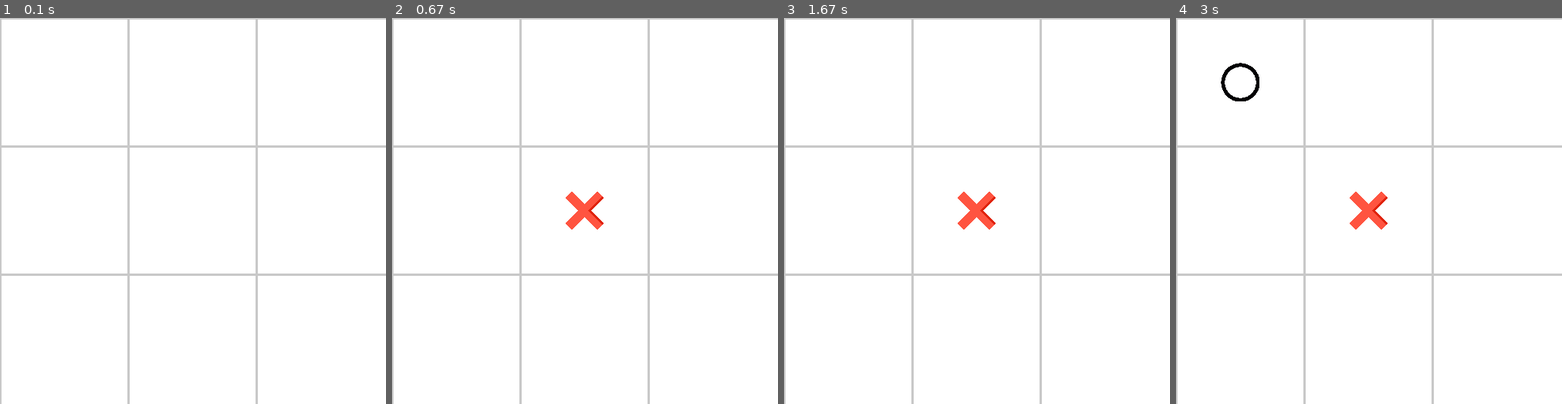
Above: before the commit, frames 1-4 (left to right).
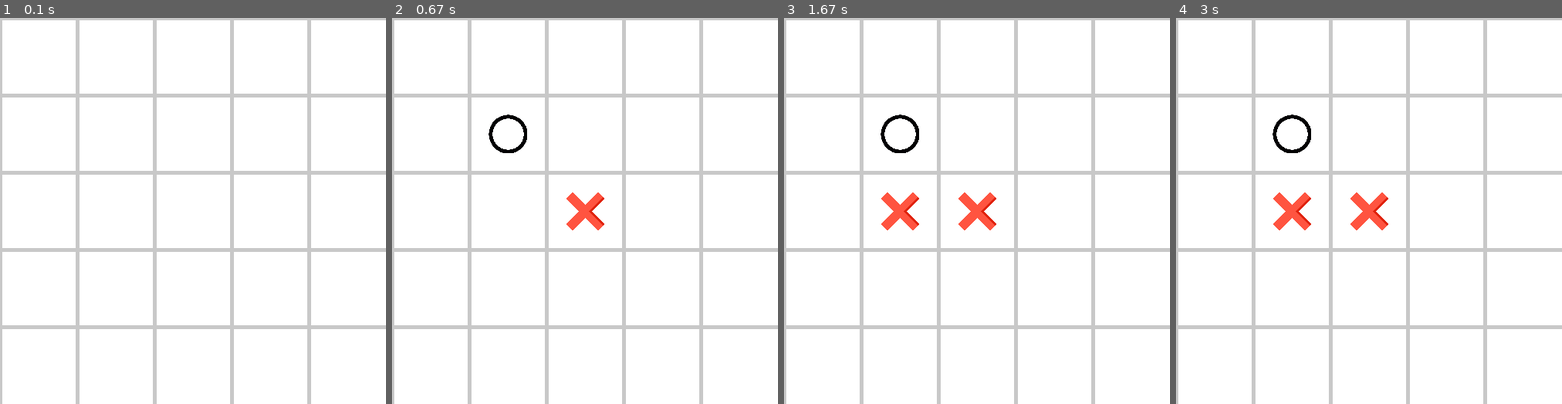
Above: after the commit, the same moments.

Repository: GeoDaz/tic-tac-toe
Game: pygame game, started from tictactoe_GUI.py
The game is run twice, just before and just after one commit, with the same random seed, the same clock (stepped at 60 frames per second) and the same inputs.
Inputs (mouse positions are in pixels of both pictures, inside the frame that each line leads up to):
- Up to frame 1 (0.1 s): no input
- Up to frame 2 (0.67 s): click (585, 211) at 0.38 s
- Up to frame 3 (1.67 s): click (884, 214) at 0.72 s
- Up to frame 4 (3 s): no input

The runs differ from the first frame. In frame 1, 10% of the frame differs, in the area x 0-100%, y 0-100%; in frame 2, 11%; in frame 3, 11%; in frame 4, 11%.

Commit message:
commit message's are very instructive

Diff:
--- a/modules/minimax.py
+++ b/modules/minimax.py
@@ -1,14 +1,20 @@
 from math import inf
-COMP = -1
-HUMAN = 1
-VOID = ''
+import numpy as np
 
-def evaluate(board):
-    if wins(board, "o"):
-        return 150
-    if wins(board, "x"):
-        return -150
-    return 0
+COMP = "o"
+HUMAN = "x"
+VOID = ""
+SCORE = 50
+
+def evaluate(board, player):
+    if len(board) == 3:
+        if wins(board, COMP):
+            return 250
+        if wins(board, HUMAN):
+            return -250
+        return 0
+    else :
+        return boardScore(board, player)
 
 
 def empty_cells(board):
@@ -16,65 +22,83 @@
 
     for i, row in enumerate(board):
         for j, col in enumerate(row):
-            if board[i][j] == '':
+            if board[i][j] == VOID:
                 cells.append((i, j))
-
     return cells
 
 
-def win_row(board, player, nb_win_case):
-    for row in board:
-        isRow = 0
-        for col in row:
-            if col == player:
-                isRow += 1
-                if isRow == nb_win_case:
-                    return True
-            elif isRow:
-                isRow = 0
-    return False
+def getDiagonalsOfBoard(b):
+    diagArray = []
+    npArr = np.array(b)
+    diagArray += getDiagonalsRight(npArr)
+    npArr = np.fliplr(npArr)
+    diagArray += getDiagonalsRight(npArr)
+    return diagArray
 
 
-def win_col(board, player, nb_win_case):
-    isCol = [0 for _ in range(0, len(board))]
-    for row in board:
-        for y, col in enumerate(row):
-            if col == player:
-                isCol[y] += 1
-                if isCol[y] == nb_win_case:
-                    return True
-            elif isCol[y]:
-                isCol[y] = 0
+def getDiagonalsRight(arr):
+    diags = []
+    newArr = arr
+    diags.append(np.diagonal(newArr))
+    newArr = np.delete(newArr, 0,0)
+    diags.append(np.diagonal(newArr))
+    flipped = np.transpose(arr)
+    newArr = np.delete(flipped, 0,0)
+    diags.append(np.diagonal(newArr))
 
-    return False
+    return diags
 
+def checkTripleAndTwoVoid(row, i, player):
 
-def win_diag(board, player, nb_win_case):
-    for x, row in enumerate(board):
-        if x + nb_win_case > len(board):
-            break
-        for y, col in enumerate(row):
-            if col == player:
-                isDiagL = 0
-                isDiagR = 0
-                for i in range(0, nb_win_case):
-                    if y + i < len(board) and board[x+i][y+i] == player:
-                        isDiagL += 1
-                    if y >= i and board[x+i][y-i] == player:
-                        isDiagR += 1
+    return i < len(row) - 4 and (
+        (row[i] == VOID and row[i+1] == player and row[i+2] == player and row[i+3] == player and row[i+4] == VOID) \
+    )
 
-                if isDiagL == nb_win_case or isDiagR == nb_win_case:
-                    return True
+def getScoreOfRow(row, player):
+    score = 0
+    for i in range (0, len(row)-3):
+        countVoid = 0
+        countPlayer = 0
+        for el in row[i : i+4]:
+            if el == VOID:
+                countVoid += 1
+            elif el == player:
+                countPlayer +=1
+        if countPlayer == 4: return 5*SCORE
+        if checkTripleAndTwoVoid(row, i, player): score = max(score, 4*SCORE)
+        if countPlayer == 3 and countVoid == 1: score = max(score, 3*SCORE)
+        if countPlayer == 2 and countVoid == 2: score = max(score, 2*SCORE)
+    return score
+
+def boardScore(board, player, nb_win_case: int = 4):
+    if nb_win_case > len(board):
+        nb_win_case = len(board)
+
+    multiplier = 1 if player == COMP else -1
+
+    score = 0
+
+    # SCORE 250 PERFECT
+    for i in range(0, len(board)):
+        score = max(score, getScoreOfRow(board[i], player))
+        if score == 5*SCORE: return 5*SCORE*multiplier
+
+    columns = np.array(board).transpose()
+    for i in range(0, len(columns)):
+        score = max(score, getScoreOfRow(columns[i], player))
+        if score == 5*SCORE: return 5*SCORE*multiplier
+
+    diags = getDiagonalsOfBoard(board)
+    for i in range(0, len(diags)):
+        score = max(score, getScoreOfRow(diags[i], player))
+        if score == 5*SCORE: return 5*SCORE*multiplier
+
+    return score*multiplier
 
 
 def wins(board, player, nb_win_case: int = 4):
     if nb_win_case > len(board):
         nb_win_case = len(board)
-
-    # version splitté en plusieurs fonction mais moins optimisé
-    # return win_row(board, player, nb_win_case) \
-    #     or win_col(board, player, nb_win_case) \
-    #     or win_diag(board, player, nb_win_case)
 
     isCol = []
     for x, row in enumerate(board):
@@ -115,54 +139,43 @@
 
     return False
 
+# b, len(empty_cells(b)),
+def minimaxWithAB(board, isMax, depth=0, alpha = -inf, beta = inf):
+    best = [None, None, -inf if isMax else inf]
+    player = COMP if isMax else HUMAN
+    evaluation = evaluate(board, player)
 
-def alphaBeta(b, depth, isMax, alpha, beta):
-    best = -1000 if isMax else 1000
-    score = evaluate(b)
+    if evaluation == 5*SCORE:
+        return [None, None, evaluation - depth]
+    if evaluation == -5*SCORE:
+        return [None, None, evaluation + depth]
+    if len(empty_cells(board)) == 0:
+        return [None, None, evaluation]
+    if depth == 7:
+        return [None, None, evaluation]
 
-    if score == 150:
-        return score - depth
-    if score == -150:
-        return score + depth
-    if len(empty_cells(b)) == 0:
-        return score
+    for cell in empty_cells(board):
+        x, y = cell[0], cell[1]
+        board[x][y] = COMP if isMax else HUMAN
+        score = minimaxWithAB(board, not isMax, depth + 1, alpha, beta)
+        board[x][y] = VOID
+        score[0], score[1] = x, y
 
-    for cell in empty_cells(b):
-        x, y = cell
-        b[x][y]="o" if isMax else "x"
-
-        if isMax:
-            best = max(best, alphaBeta(b, depth+1, not isMax, alpha, beta))
-            alpha = max(alpha, best)
-            b[x][y]=""
-            if best >= beta:
+        if not isMax:
+            if score[2] < best[2]:
+                best = score
+            if best[2] <= alpha:
                 return best
+            if best[2] < beta:
+                beta = best[2]
         else:
-            best = min(best, alphaBeta(b, depth+1, not isMax, alpha, beta))
-            beta = min(best, beta)
-            b[x][y]=""
-            if best <= alpha:
+            if score[2] > best[2]:
+                best = score
+            if best[2] >= beta:
                 return best
+            if best[2] > alpha:
+                alpha = best[2]
     return best
-
-
-def findBestMove(b):
-    bestVal = -inf
-    bestMove = (-1,-1)
-
-    for cell in empty_cells(b):
-        x, y = cell[0], cell[1]
-        b[x][y] = "o"
-
-        moveVal = alphaBeta(b, 0, False, -1000, 1000)
-
-        b[x][y] = ""
-
-        if moveVal > bestVal:
-            bestMove = (x,y)
-            bestVal = moveVal
-
-    return bestMove
 
 
 # specific funtion
--- /dev/null
+++ b/test.py
@@ -0,0 +1,16 @@
+from modules.minimax import getDiagonalsOfBoard, VOID, boardScore, COMP, HUMAN, checkTripleAndTwoVoid, getScoreOfRow, evaluate
+import numpy as np
+
+tab = [
+    ['o', 'o', '','','o'],
+    ['', '', '','',''],
+    ['', 'x', 'x','x',''],
+    ['', '', 'x','',''],
+    ['', '', '','','']
+]
+
+columns = np.array(tab).transpose()
+
+#print(tab[0],getScoreOfRow(tab[0], COMP))
+
+print(evaluate(tab, HUMAN))
--- a/tictactoe_GUI.py
+++ b/tictactoe_GUI.py
@@ -1,7 +1,7 @@
 import pygame
 import math
 from math import inf
-from modules.minimax import evaluate, normalize, wins, findBestMove, empty_cells
+from modules.minimax import evaluate, normalize, wins, empty_cells, minimaxWithAB, VOID, COMP,HUMAN
 import time
 import threading
 # Initializing Pygame
@@ -9,7 +9,7 @@
 
 # Screen
 WIDTH = 500
-ROWS = 3
+ROWS = 5
 win = pygame.display.set_mode((WIDTH, WIDTH))
 pygame.display.set_caption("TicTacToe")
 
@@ -45,7 +45,7 @@
     dis_to_cen = WIDTH // ROWS // 2
 
     # Initializing the array
-    game_array = [[None for j in range(0, ROWS)] for i in range(0, ROWS)]
+    game_array = [[VOID for j in range(0, ROWS)] for i in range(0, ROWS)]
 
     for i in range(len(game_array)):
         for j in range(len(game_array[i])):
@@ -53,7 +53,7 @@
             y = dis_to_cen * (2 * i + 1)
 
             # Adding centre coordinates
-            game_array[i][j] = (x, y, "", True)
+            game_array[i][j] = (x, y, VOID, True)
 
     return game_array
 
@@ -74,7 +74,7 @@
             if dis < WIDTH // ROWS // 2 and can_play:
                 if x_turn:  # If it's X's turn
                     images.append((x, y, X_IMAGE))
-                    game_array[i][j] = (x, y, 'x', False)
+                    game_array[i][j] = (x, y, HUMAN, False)
                     x_turn = False
                     o_turn = True
                     thread = threading.Thread(target=alphaBetaThread, args=(game_array,))
@@ -85,16 +85,25 @@
         has_drawn(game_array)
 
 def alphaBetaThread(game_array):
-    start_time = time.time()
-    x, y = findBestMove(normalize(game_array))
-    print("--- %s seconds ---" % (time.time() - start_time))
-    iaPlayThis(game_array,x,y)
+    global movenum
+    if movenum == 0:
+        if game_array[2][2][3]:
+            iaPlayThis(game_array,2,2)
+        else:
+            iaPlayThis(game_array, 1, 1)
+    else:
+        start_time = time.time()
+        x, y, score = minimaxWithAB(normalize(game_array), True)
+        print(x,y, score)
+        print("--- %s seconds ---" % (time.time() - start_time))
+        iaPlayThis(game_array,x,y)
+    movenum += 1
 
 def iaPlayThis(game_array, row, col):
     global x_turn, o_turn
     x, y, char, can_play = game_array[row][col]
     images.append((x, y, O_IMAGE))
-    game_array[row][col] = (x,y,'o', False)
+    game_array[row][col] = (x,y,COMP, False)
     x_turn = True
     o_turn = False
 
@@ -103,8 +112,9 @@
 
 # Checking if someone has won
 def has_won(game_array):
-    if(wins(normalize(game_array), 'o') or wins(normalize(game_array), 'x')):
-        display_message(("o" if x_turn else "x") + " has won!")
+    normal = normalize(game_array)
+    if(wins(normal, COMP) or wins(normal, HUMAN)):
+        display_message((COMP if x_turn else HUMAN) + " has won!")
         return True
     return False
 
@@ -112,7 +122,7 @@
 def has_drawn(game_array):
     for i in range(len(game_array)):
         for j in range(len(game_array[i])):
-            if game_array[i][j][2] == "":
+            if game_array[i][j][2] == VOID:
                 return False
     display_message("It's a draw!")
     return True
@@ -141,7 +151,8 @@
 
 def main():
     global x_turn, o_turn, images, draw
-
+    global movenum
+    movenum = 0
     images = []
     draw = False
 
@@ -151,7 +162,7 @@
     o_turn = False
 
     game_array = initialize_grid()
-
+    print(normalize(game_array))
     while run:
         for event in pygame.event.get():
             if event.type == pygame.QUIT:
@@ -159,7 +170,6 @@
                 break
             if event.type == pygame.MOUSEBUTTONDOWN:
                 click(game_array)
-
         render()
 
         if has_drawn(game_array) or has_won(game_array):
--- a/tictactoe_terminal.py
+++ b/tictactoe_terminal.py
@@ -180,6 +180,8 @@
 def minimaxWithAB(board, depth, player, alpha = -inf, beta = inf):
     # inf/-inf are the initial score for the players
     best = [None, None, inf if player == COMP else -inf]
+
+    print(player, evaluate(board))
 
     if depth == 0 or game_over(board):
         return [None, None, evaluate(board)]
